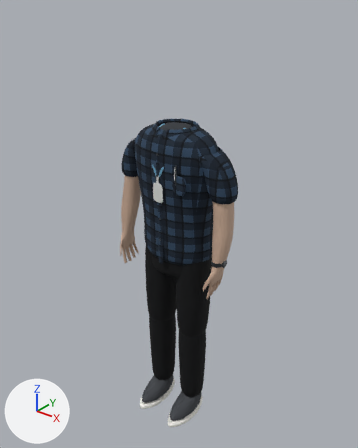
Before and after pictures for a commit that changed the Blender file BlenderSources/Characters/ACT_Raka_StudentBody.blend.
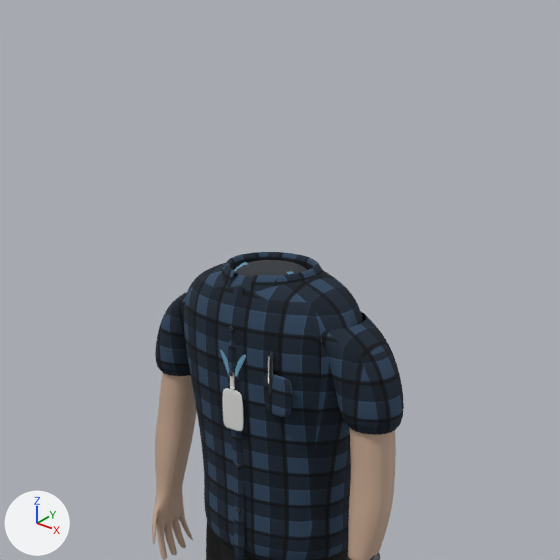
There are two pictures of each version: one whole from a 50 mm lens placed at (1.136, -1.416, 1.815), pointed at (-0.005, 0.011, 0.931), one close up on the part from 14% to 87% of the width and 0% to 59% of the height. The lights are fixed; the arrows at lower left show +X, +Y and +Z. The first two pictures are the older version. The close-ups show mesh edges as thin lines.

Objects in the first close-up: 'SM_Raka_ButtonPlacket', 'SM_Raka_Collar', 'SM_Raka_FlannelBody', 'SM_Raka_Forearm_Left', 'SM_Raka_Forearm_Right', 'SM_Raka_InnerTee', 'SM_Raka_ShirtPocket', 'SM_Raka_Sleeve_Left', 'SM_Raka_Sleeve_Right', 'SM_Raka_StudentCard' and 8 more.
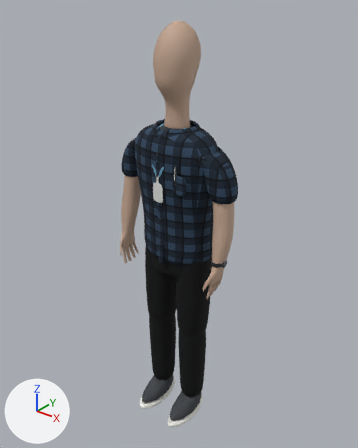
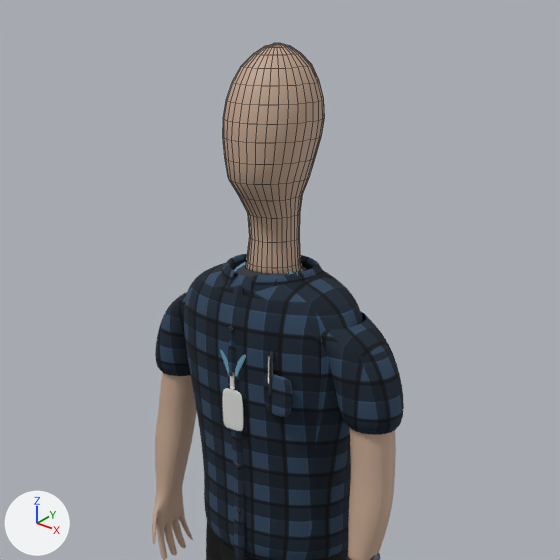
Commit message: Set Raka's standing body height to 170 cm from soles to crown

The change, as JSON lines over the scene's bpy script:
```json
{"op": "add", "block": "me_sm_raka_head_mesh", "code": ["me_sm_raka_head_mesh = bpy.data.meshes.new('SM_Raka_Head_mesh')", "me_sm_raka_head_mesh.from_pydata(...)  # 482 vertices, 512 faces; spans x -0.08..0.08, y -0.095..0.082, z 1.32..1.701", "me_sm_raka_head_mesh.polygons.foreach_set('use_smooth', [True] * 512)", "me_sm_raka_head_mesh.materials.append(mat_mat_rakabody_skin)  # beige #c4a690"]}
{"op": "add", "block": "ob_sm_raka_head", "code": ["ob_sm_raka_head = bpy.data.objects.new('SM_Raka_Head', me_sm_raka_head_mesh)", "ob_sm_raka_head.location = (0.0, 0.0, 0.0)"]}
```

Location of each change, [x1, y1, x2, y2] in pixels of the close-ups (560 x 560 px):
```json
{"object": "SM_Raka_Head", "change": "added", "after": [223, 43, 325, 274], "on screen": "beige"}
```
